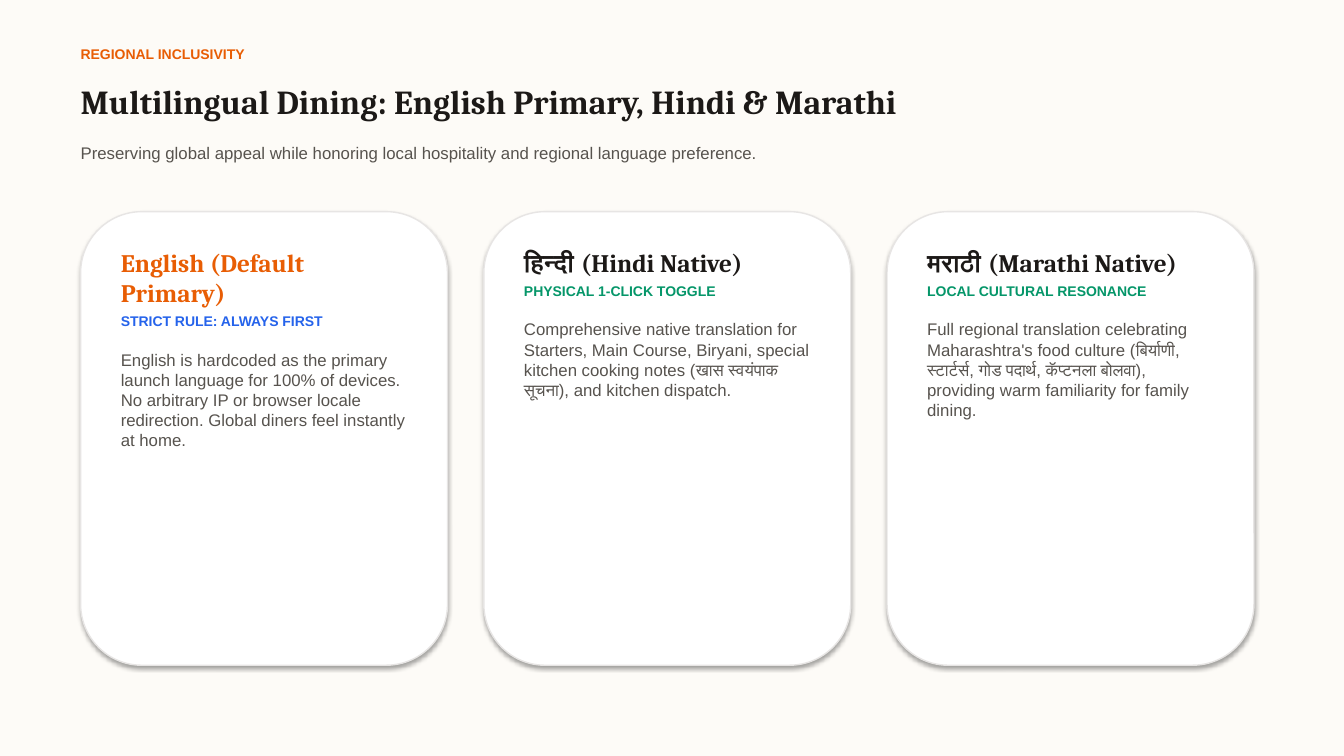
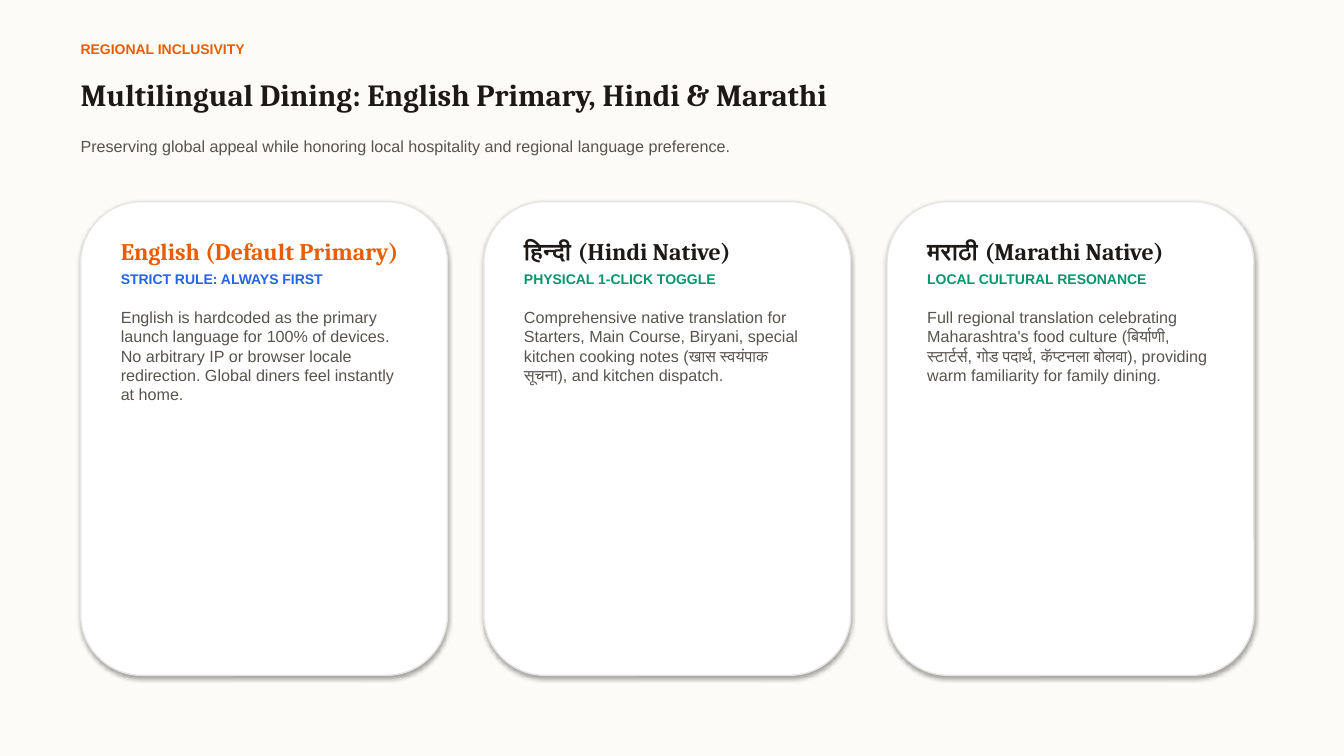
Before and after one commit to Stgtrgjrccx/menuz, a slide deck: slide 14 of public/menuz_executive_pitch_deck.pptx (slide 5 before the commit). Drawn at 1344x756 pixels with LibreOffice and Linux fonts; fonts in the diff are those of the drawing. Boxes give left, top, right and bottom in pixels: in the first picture for what was removed or moved away, otherwise in the second. Text is boxed around its words. In the diff, an @@ line names an element or a change of style, - is before the commit and + after.

Commit message:
feat(deck): complete comprehensive 16-slide product deck, owner reward gateway, and language demotion

```diff
--- a/public/menuz_executive_pitch_deck.pptx
+++ b/public/menuz_executive_pitch_deck.pptx
@@ text "REGIONAL INCLUSIVITY": place and size @@
-text "REGIONAL INCLUSIVITY" at (81,49,245,59)
+text "REGIONAL INCLUSIVITY" at (81,44,245,54)
@@ text "Multilingual Dining: English Primary, Hindi ..." at (81,84,827,113): size 24 to 22 pt @@
@@ text "Preserving global appeal while honoring ...": place and size @@
-text "Preserving global appeal while honoring ..." at (81,147,757,163)
+text "Preserving global appeal while honoring ..." at (81,140,730,156)
@@ text "Preserving global appeal while honoring ..." at (81,140,730,156): size 12 to 11.5 pt @@
@@ rounded rectangle: place and size @@
-rounded rectangle at (81,212,448,665)
+rounded rectangle at (81,202,448,676)
@@ rounded rectangle: place and size @@
-rounded rectangle at (484,212,851,665)
+rounded rectangle at (484,202,851,676)
@@ rounded rectangle: place and size @@
-rounded rectangle at (887,212,1254,665)
+rounded rectangle at (887,202,1254,676)
@@ text "English (Default Primary)": place and size @@
-text "English (Default Primary)" at (121,254,405,446)
+text "English (Default Primary)" at (121,242,398,400)
@@ text "हिन्दी (Hindi Native)": place and size @@
-text "हिन्दी (Hindi Native)" at (524,252,809,401)
+text "हिन्दी (Hindi Native)" at (524,241,798,386)
@@ text "मराठी (Marathi Native)": place and size @@
-text "मराठी (Marathi Native)" at (927,252,1189,420)
+text "मराठी (Marathi Native)" at (927,241,1207,385)
@@ text at (121,242,398,400): size 18 to 17 pt in "English (Default Primary)"; size 12 to 11.5 pt in "English is hardcoded as the primary launch ..." @@
@@ text at (524,241,798,386): size 18 to 17 pt in "हिन्दी (Hindi Native)"; size 12 to 11.5 pt in "Comprehensive native translation for Starters, Main Course, ..." @@
@@ text at (927,241,1207,385): size 18 to 17 pt in "मराठी (Marathi Native)"; size 12 to 11.5 pt in "Full regional translation celebrating Maharashtra's food cul ..." @@
```
Also in this commit, not shown: 5 other slides changed, 10 slides added, 7 slides removed, 5 other files.
